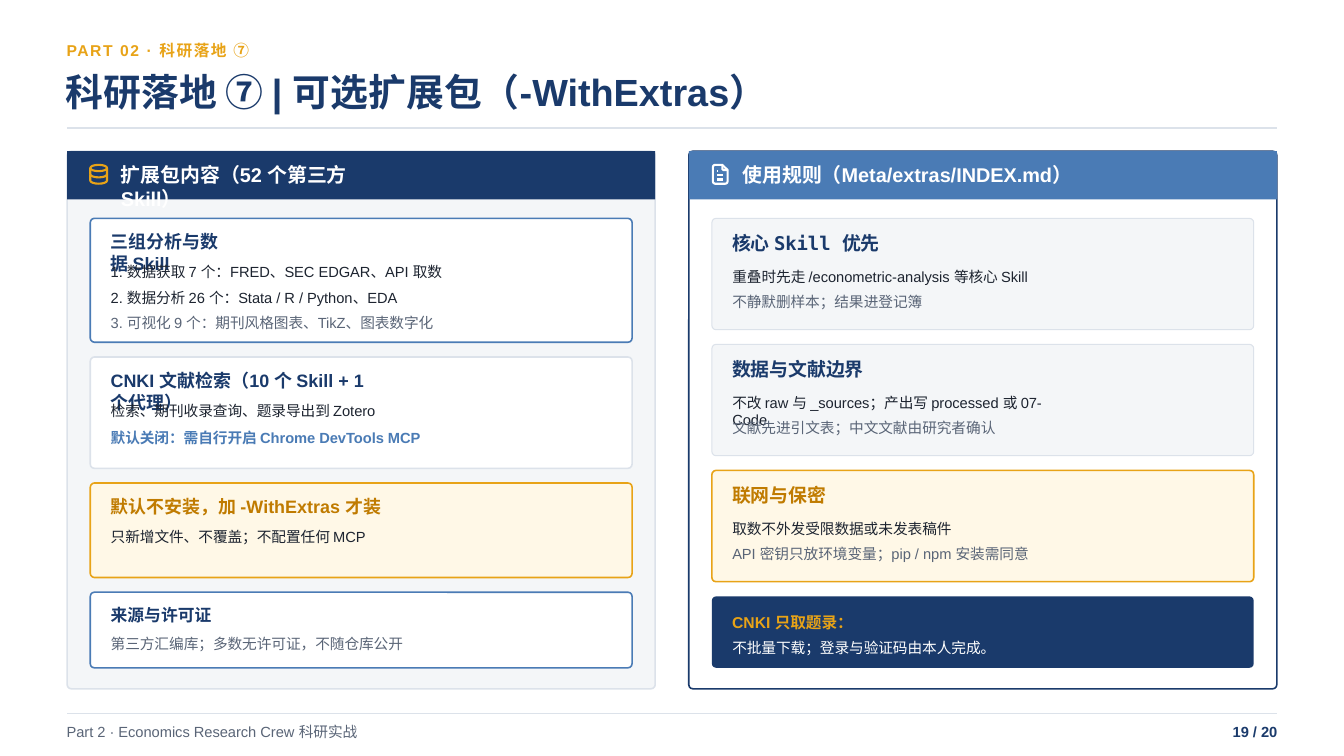
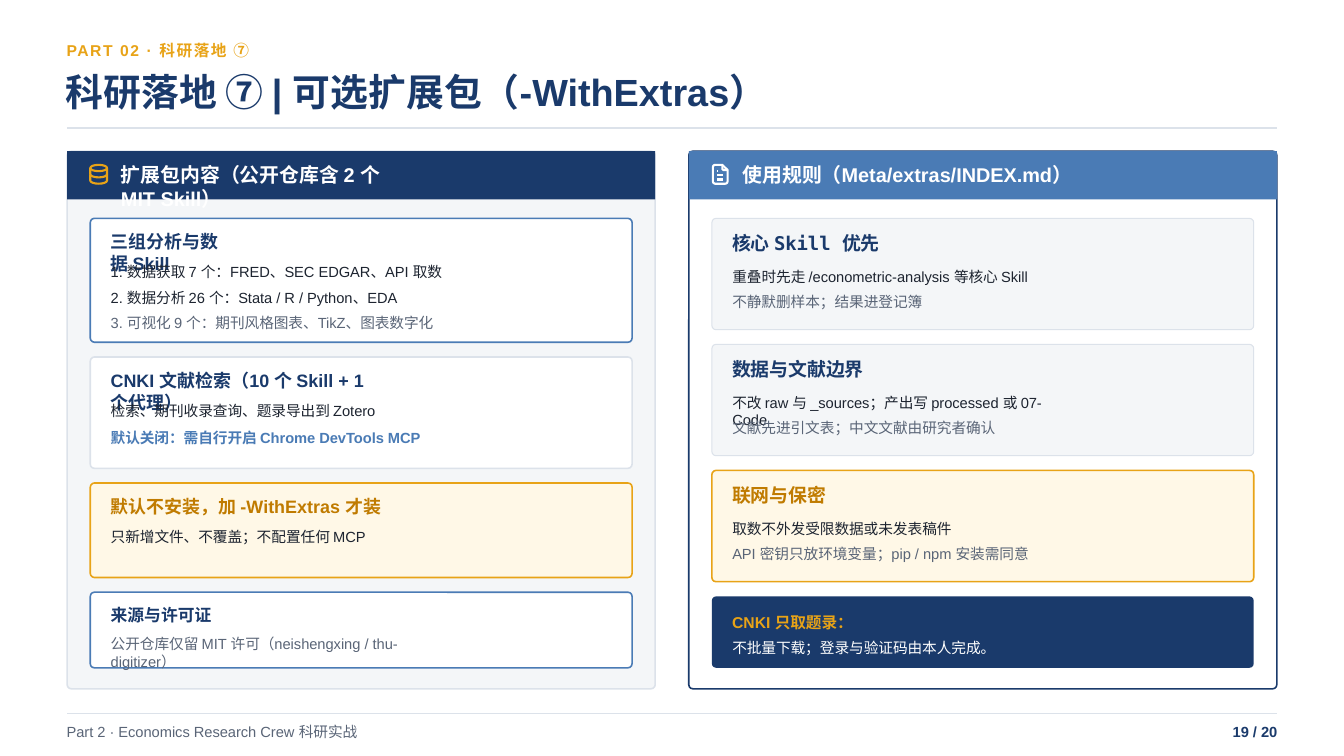
Before and after one commit to shjzzzz/Economics-Research-Crew, a slide deck: slide 19 of Claude_Code_基础与_Economics_Research_Crew_实战.pptx. Drawn at 1344x756 pixels with LibreOffice and Linux fonts; fonts in the diff are those of the drawing. Boxes give left, top, right and bottom in pixels: in the first picture for what was removed or moved away, otherwise in the second. Text is boxed around its words. In the diff, an @@ line names an element or a change of style, - is before the commit and + after.

```diff
--- a/Claude_Code_基础与_Economics_Research_Crew_实战.pptx
+++ b/Claude_Code_基础与_Economics_Research_Crew_实战.pptx
@@ text at [121, 165, 380, 200]: text changed @@
-扩展包内容（52 个第三方 Skill）
+扩展包内容（公开仓库含 2 个 MIT Skill）
@@ text at [111, 637, 398, 670]: text changed @@
-第三方汇编库；多数无许可证，不随仓库公开
+公开仓库仅留 MIT 许可（neishengxing / thu-digitizer）
```
Also in this commit, not shown: 7 other slides changed.
